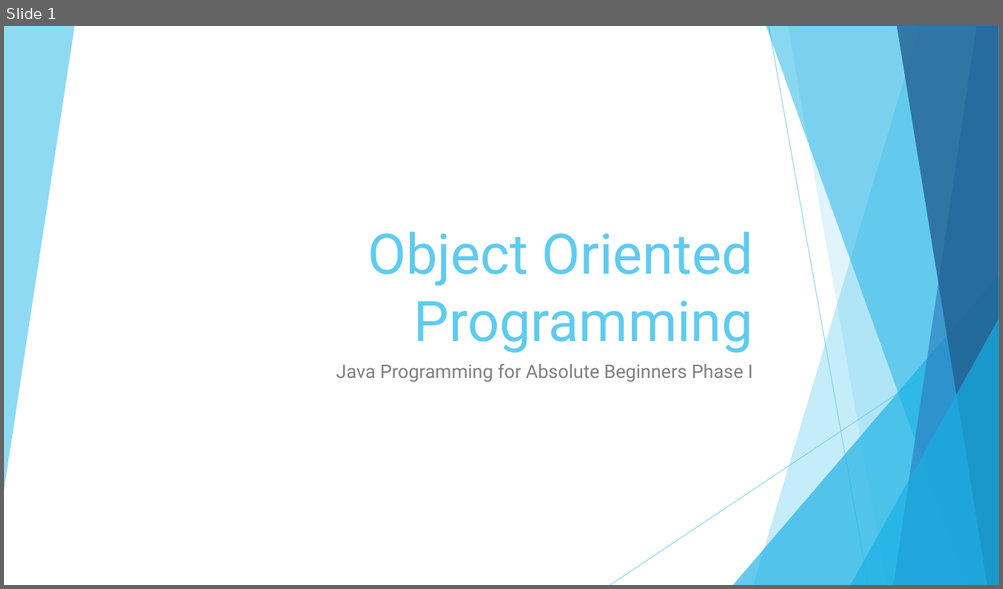
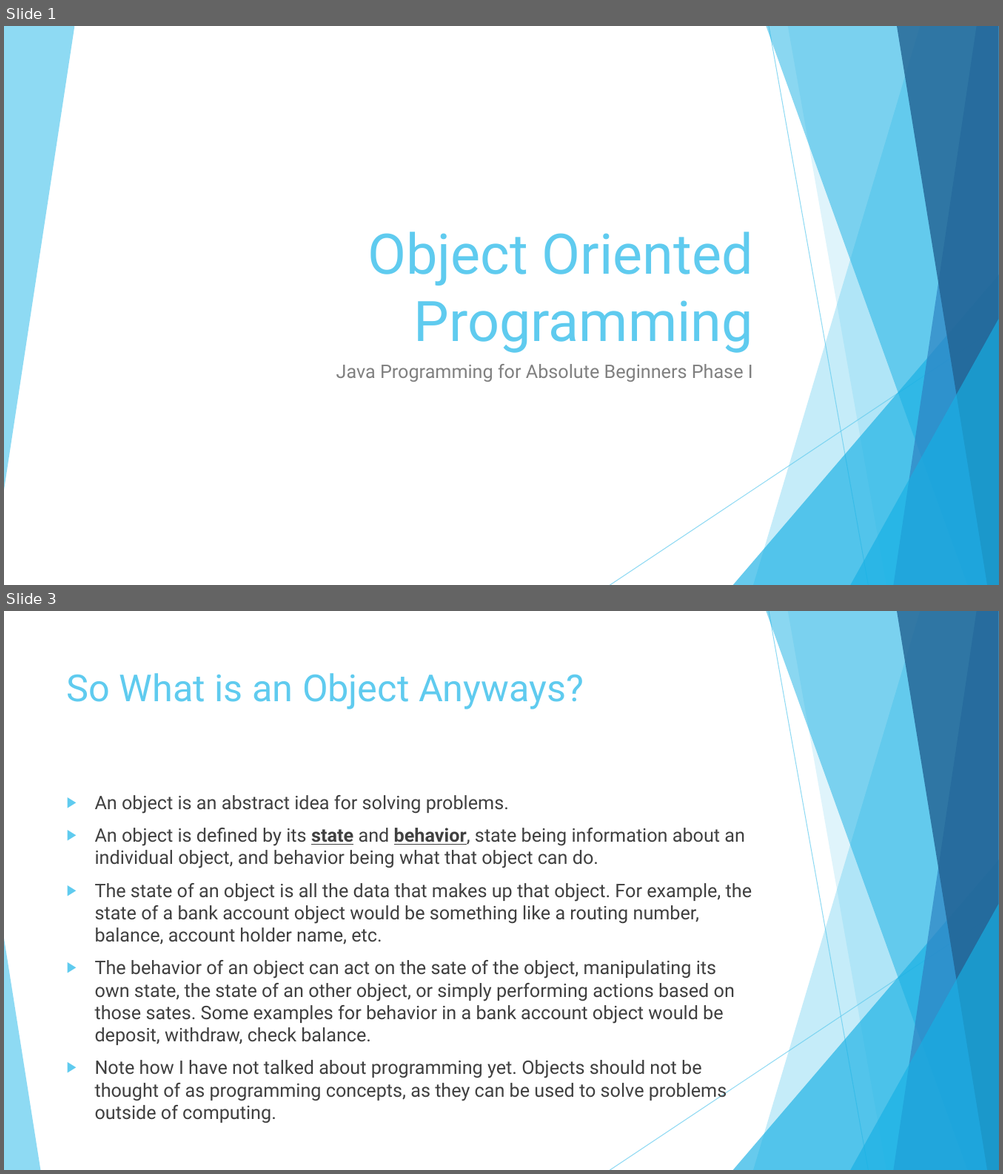
Before and after one commit to JoseRivas1998/Java-Game-Development-For-Absolute-Beginners, a slide deck: Slides/Lesson1.4.pptx. Shown one above the other, each under a label of ours: slide 1 before the commit, slides 1 and 3 after it; the slides between them are not shown. The pictures are 1003x589 and 1003x1174 pixels, drawn with LibreOffice and Linux fonts; fonts in the diff are those of the drawing. Boxes give left, top, right and bottom in pixels: in the first picture for what was removed or moved away, otherwise in the second. Text is boxed around its words. In the diff, an @@ line names an element or a change of style, - is before the commit and + after.

```diff
--- a/Slides/Lesson1.4.pptx
+++ b/Slides/Lesson1.4.pptx
@@ slide 3 added at [4,611,999,1170], background #FFFFFF; not listed: 9 template elements that a slide beside it also shows @@
@@ title added at [67,673,583,709], 36 pt, text #5FCBEF @@
+So What is an Object Anyways?
@@ text added at [95,795,751,1102], 18 pt, text #404040 @@
+▶ An object is an abstract idea for solving problems.
+▶ An object is defined by its state and behavior, state being information about an individual object, and behavior being what that object can do.
+▶ The state of an object is all the data that makes up that object. For example, the state of a bank account object would be something like a routing number, balance, account holder name, etc.
+▶ The behavior of an object can act on the sate of the object, manipulating its own state, the state of an other object, or simply performing actions based on those sates. Some examples for behavior in a bank account object would be deposit, withdraw, check balance.
+▶ Note how I have not talked about programming yet. Objects should not be thought of as programming concepts, as they can be used to solve problems outside of computing.
@@ triangle added at [4,939,40,1170], fill #5FCBEF at 70% opacity @@
```
Also in this commit, not shown: 5 other slides added, 1 slide removed, 2 other files.
